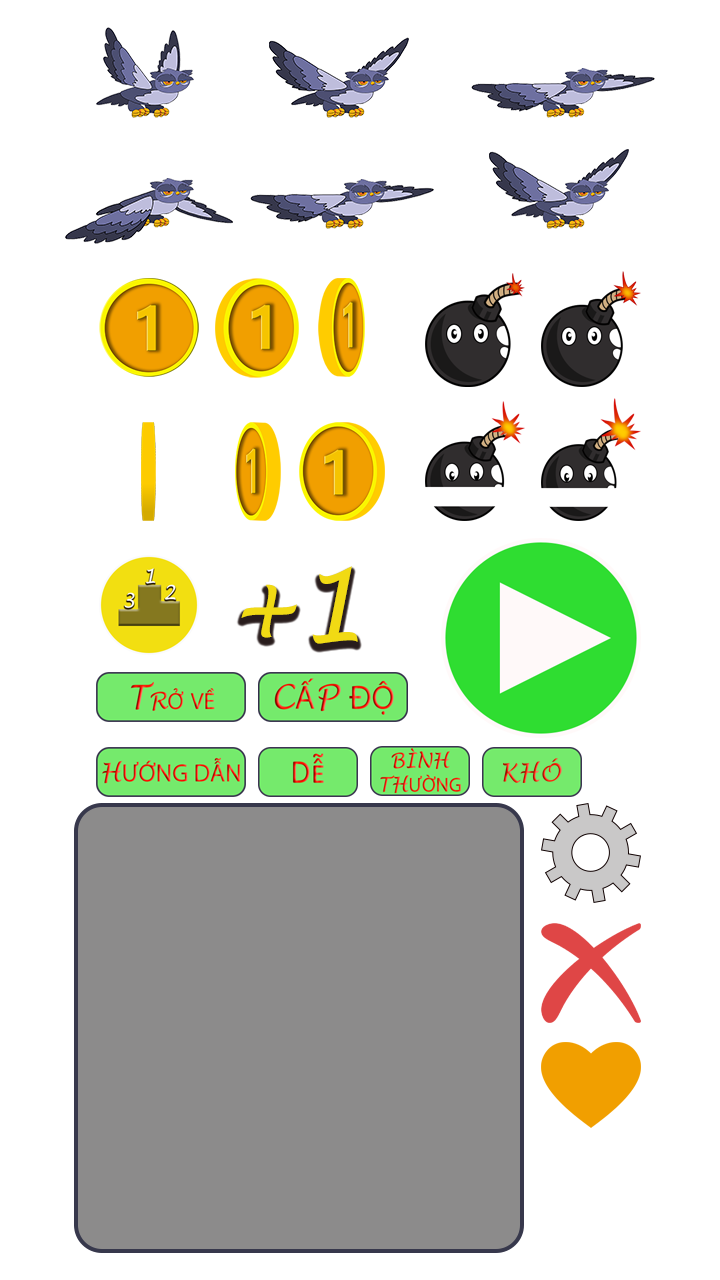
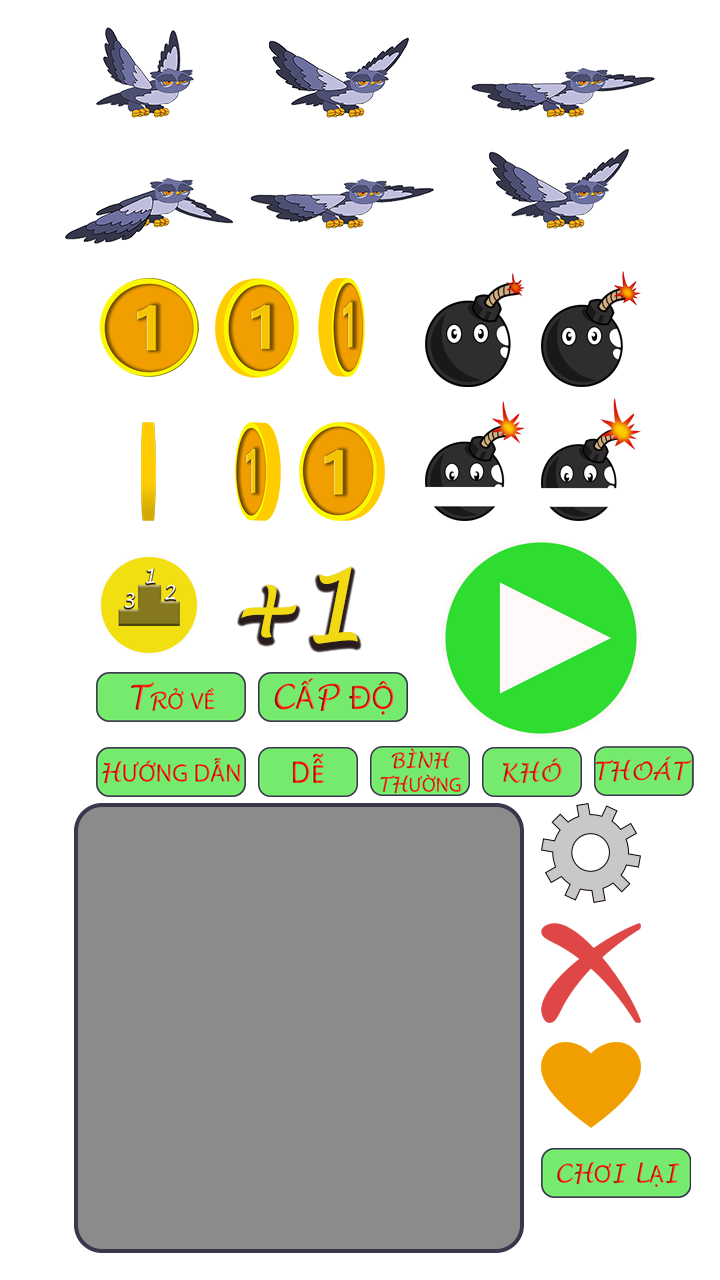
Layer changes from the first 720px x 1280px image to the second:
added group "ExitButton" with 1 layers above "RePlayButton" over [594, 746, 694, 796]
added layer "Exit" in group "ExitButton" over [594, 746, 694, 796]
added group "RePlayButton" with 1 layers above "PlayButton" over [541, 1148, 691, 1198]
added layer "RePlay" in group "RePlayButton" over [541, 1148, 691, 1198]
